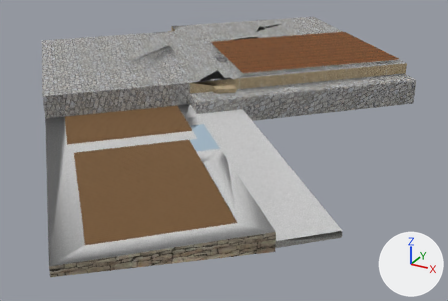
Two versions of the COLLADA model dae/podlahy_prizemi.dae, one commit apart.
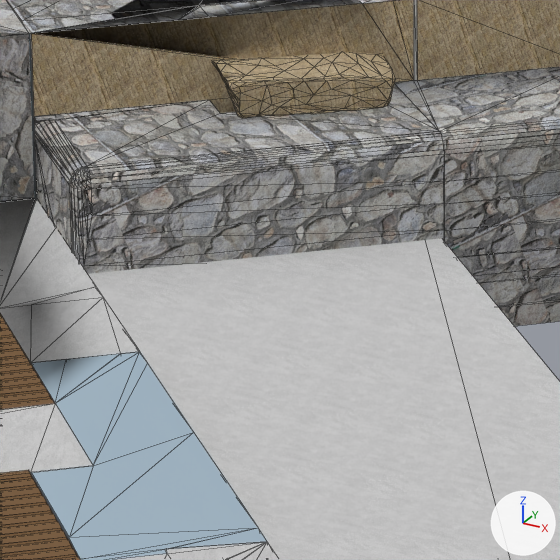
There are two pictures of each version: one whole from a 50 mm camera at (27.78, 3.67, 17.25) aimed at (15.28, 26.4, 5.89), one close up on the part from 41% to 58% of the width and 26% to 50% of the height. The axes (+X, +Y, +Z) are drawn at lower right. The lights are the same throughout. The close-ups show mesh edges as thin lines. Where no turn or scale is listed for an object, it has been applied to the vertices. Vertices at the same position are counted once.

Objects in the first close-up: 'SketchUp', 'group_35', 'group_37'.
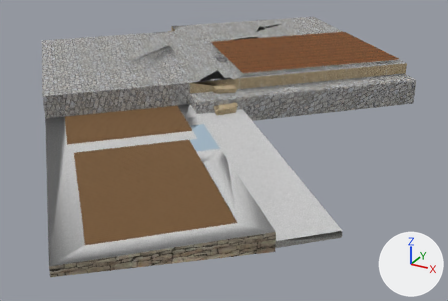
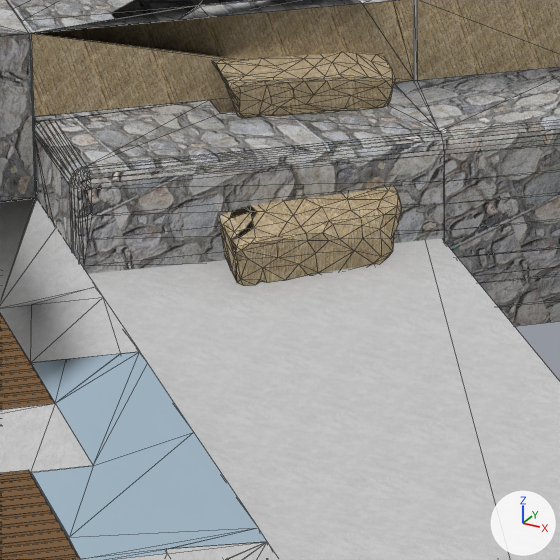
The change, as a diff of the scene's bpy script:
```diff
--- a/dae/podlahy_prizemi.dae.py
+++ b/dae/podlahy_prizemi.dae.py
@@ me_sketchup @@
 # used by ob_sketchup; location = (0.0, 0.0, 0.0)
-me_sketchup.from_pydata(...)  # 1343 vertices, 2724 faces; spans x 3.2..23.4, y 13.1..40.2, z 7.7..9.5
+me_sketchup.from_pydata(...)  # 1595 vertices, 3224 faces; spans x 3.2..23.4, y 13.1..40.2, z 7.7..9.5
+# me_sketchup part 1: a new loose piece of 252 vertices spanning x 15.4..16.4, y 24.6..26.0, z 8.2..8.6
 me_sketchup.materials.append(mat_cladding_stucco_white)
```

What differs and where, as boxes (x1, y1, x2, y2) in the close-ups (560 x 560 px):
part 1 of me_sketchup, added (beige): after (219, 186, 402, 286)
